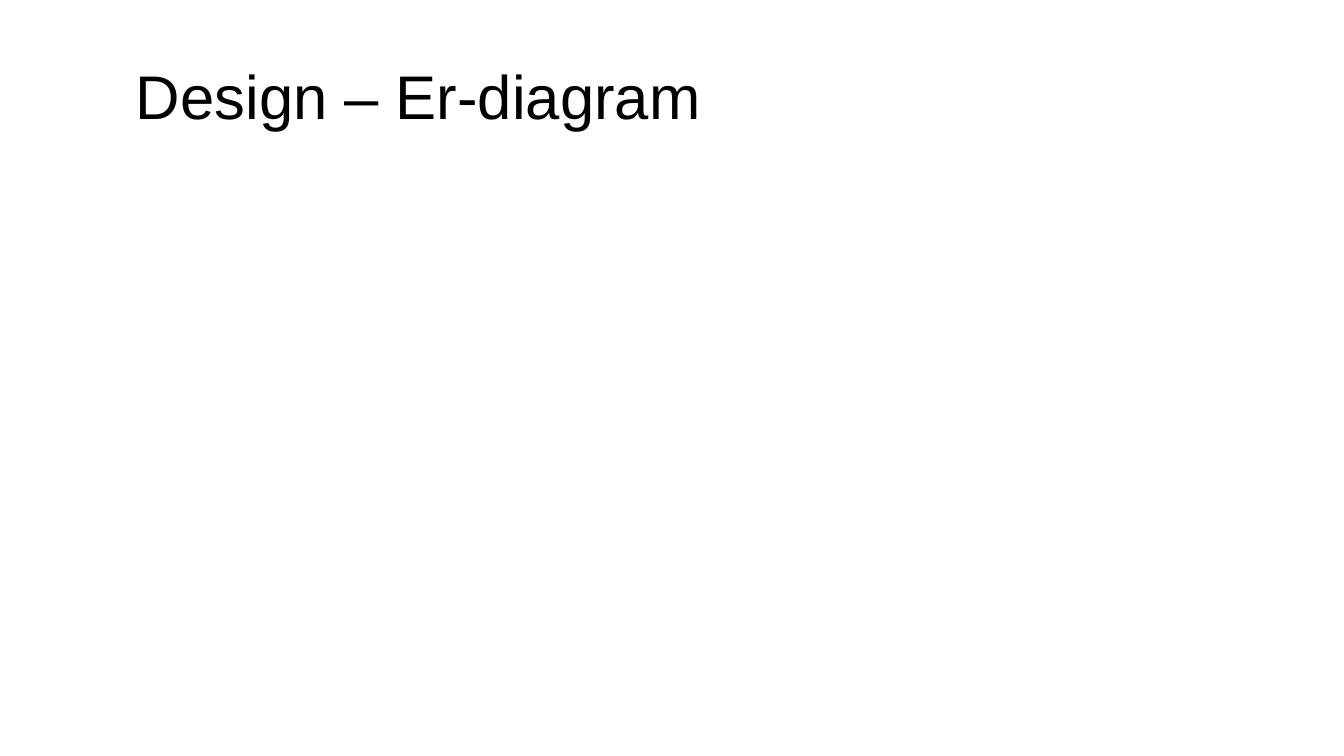
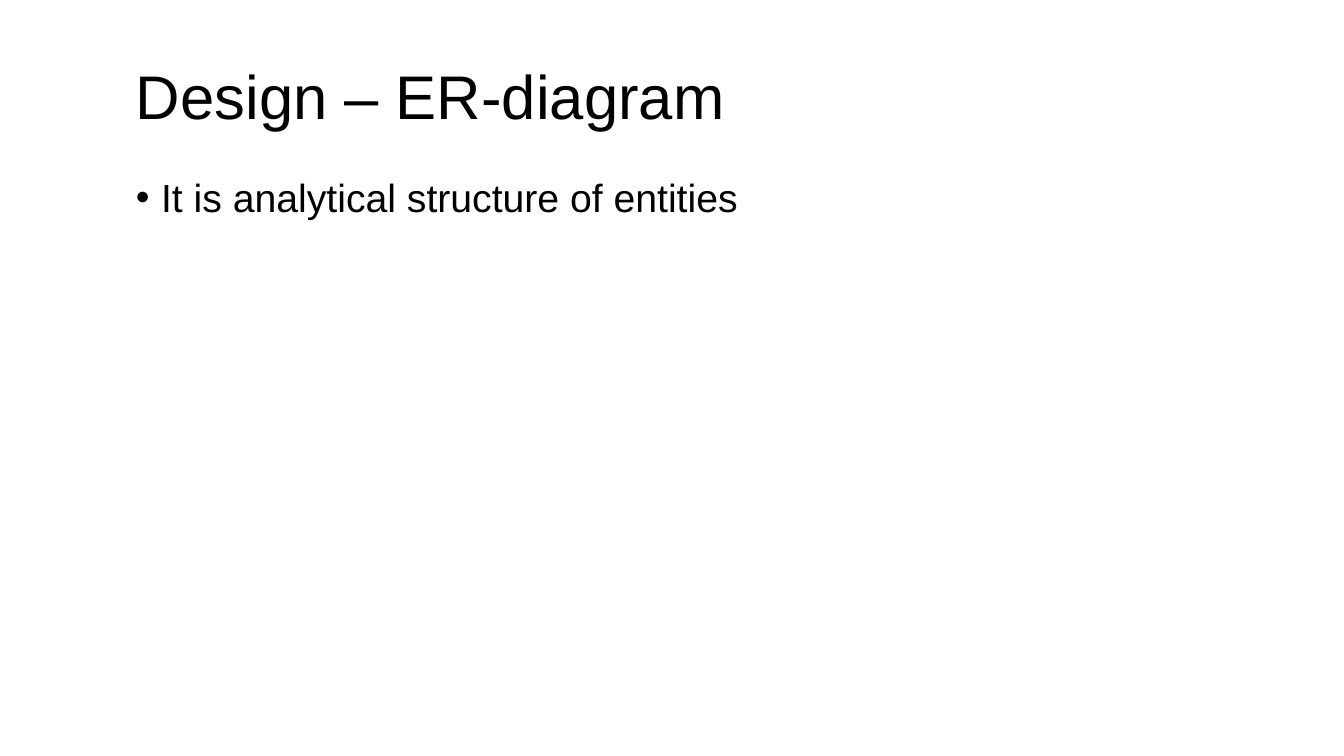
Before and after one commit to sdaisyna/PharmacyMS, a slide deck: slide 22 of Design/Medino Pharmacy.pptx (slide 21 before the commit). Drawn at 1344x756 pixels with LibreOffice and Linux fonts; fonts in the diff are those of the drawing. Boxes give left, top, right and bottom in pixels: in the first picture for what was removed or moved away, otherwise in the second. Text is boxed around its words. In the diff, an @@ line names an element or a change of style, - is before the commit and + after.

Commit message:
Presentation slide edited

```diff
--- a/Design/Medino Pharmacy.pptx
+++ b/Design/Medino Pharmacy.pptx
@@ title at [136,74,724,131]: text changed @@
-Design – Er-diagram
+Design – ER-diagram
@@ text added at [161,183,738,220], 28 pt, text #000000 @@
+• It is analytical structure of entities
```
Also in this commit, not shown: 15 other slides changed, 8 slides added, 12 slides removed, 2 other files.
